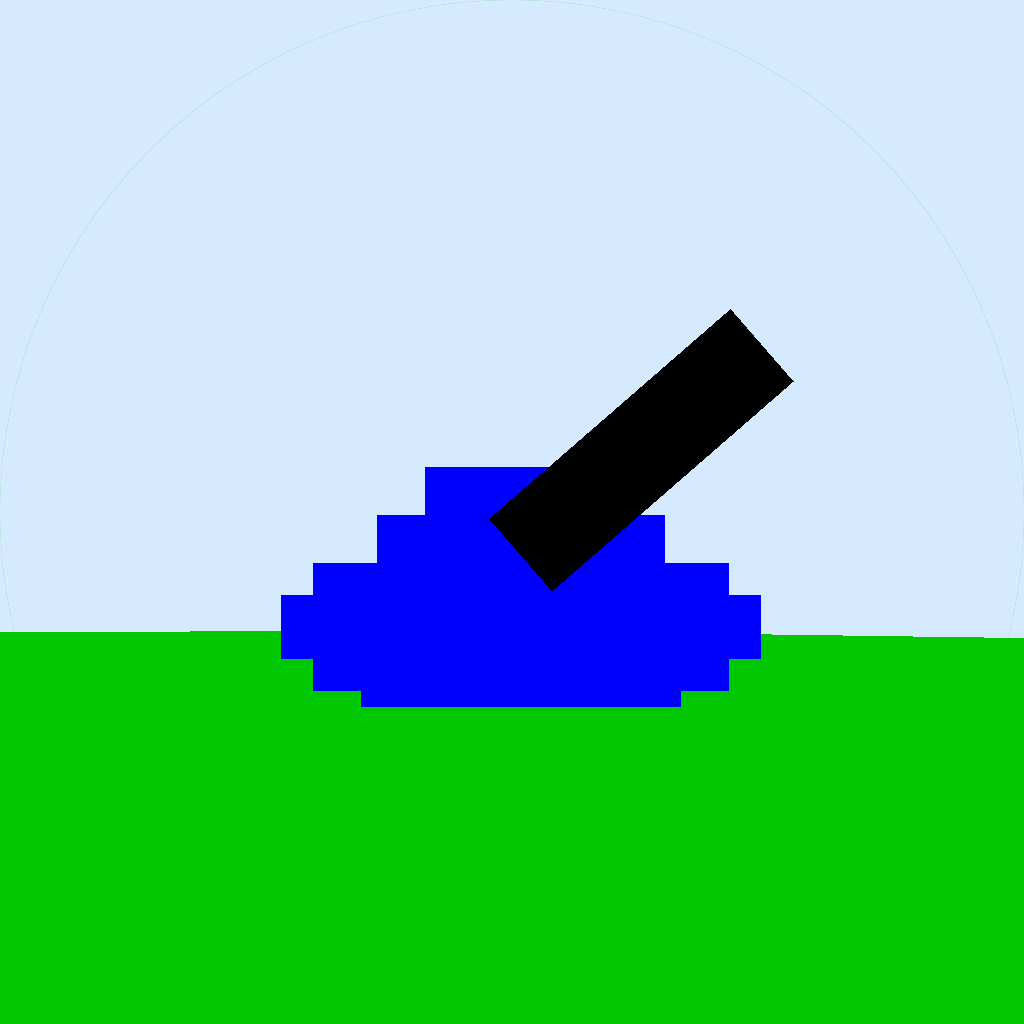
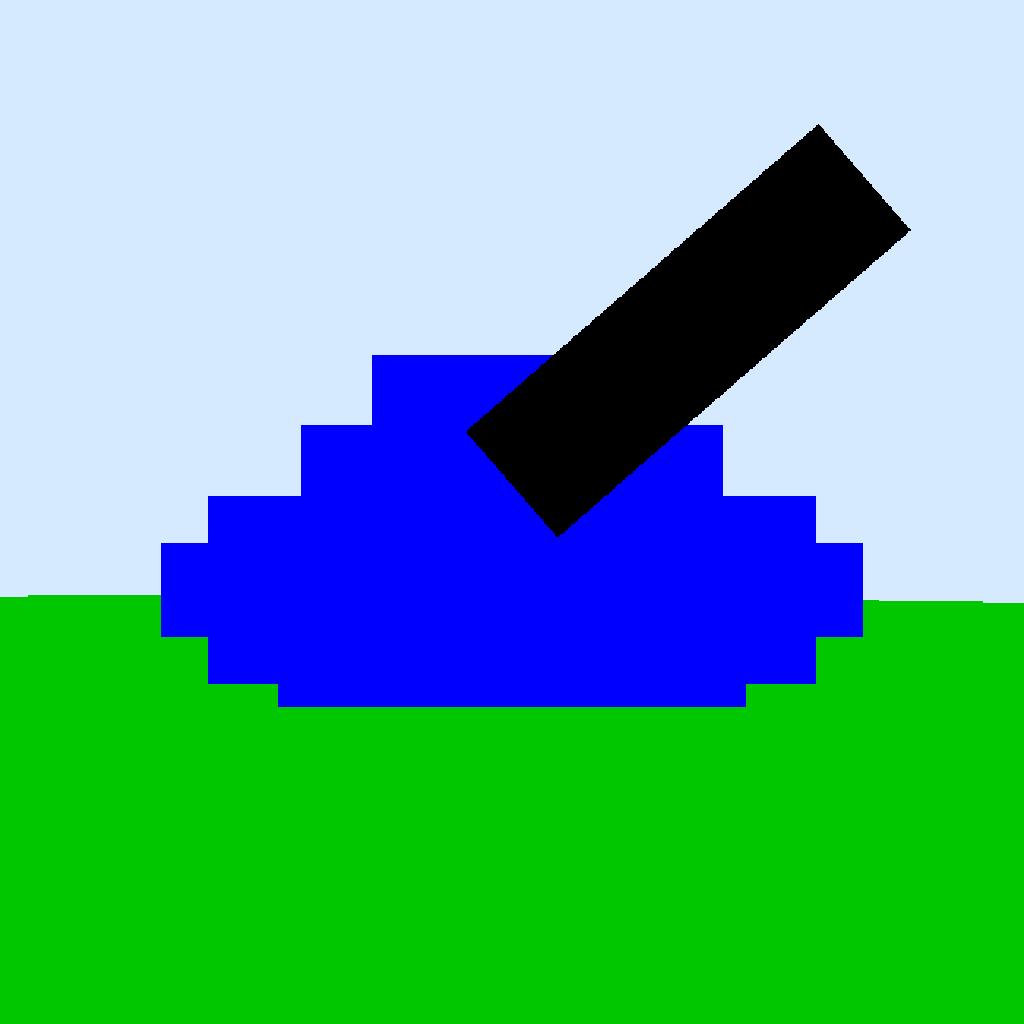
The second w=1024, h=1024 image is a revision of the first. Changes to its layers:
painted on "Barrel" over [467, 124, 911, 591]
painted on "Body" over [161, 355, 863, 707]
painted on "Remove aliasing" over [145, 354, 867, 707]
painted on "Inner circle" over [0, 0, 1024, 707]
painted on "BG" over [0, 0, 1024, 638]
